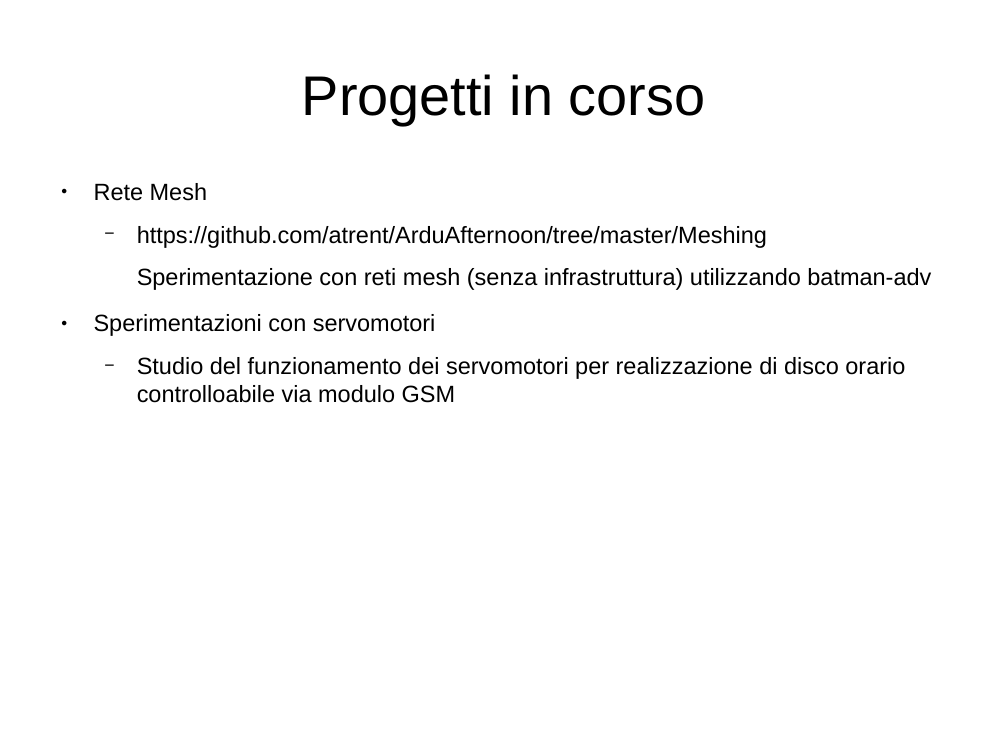
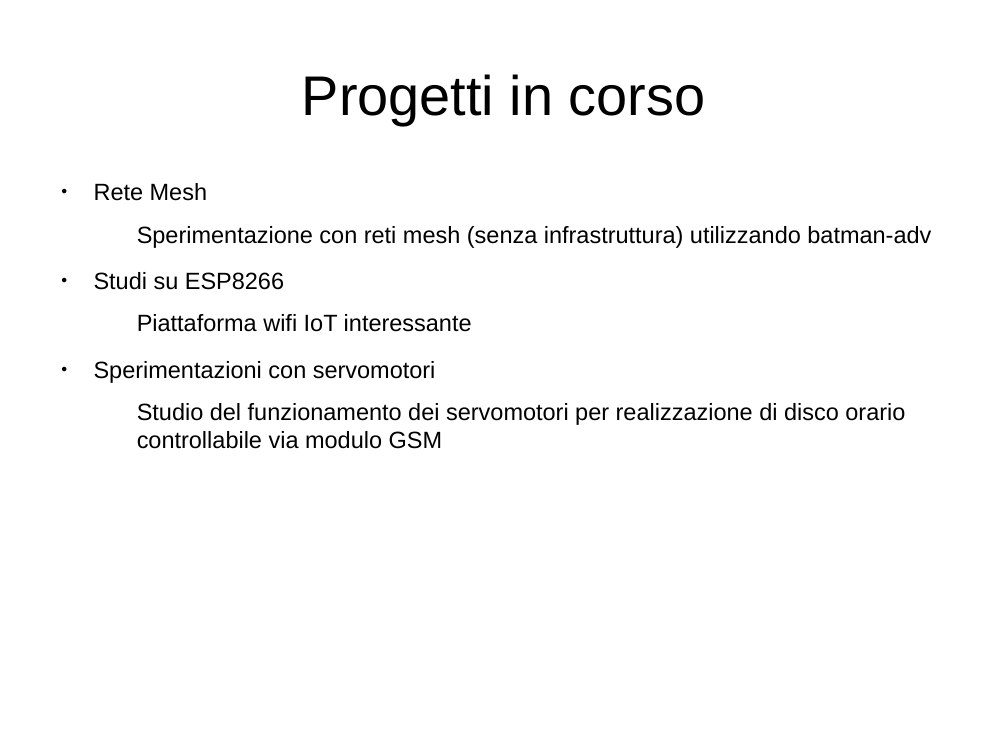
Before and after one commit to atrent/ArduAfternoon, a slide deck: slide 7 of GenuinoDay/PresentazioneArduinoAfteroon.odp. Drawn at 1008x756 pixels with LibreOffice and Linux fonts; fonts in the diff are those of the drawing; background and template pictures are left out. Boxes give left, top, right and bottom in pixels: in the first picture for what was removed or moved away, otherwise in the second. Text is boxed around its words. In the diff, an @@ line names an element or a change of style, - is before the commit and + after.

```diff
--- a/GenuinoDay/PresentazioneArduinoAfteroon.odp
+++ b/GenuinoDay/PresentazioneArduinoAfteroon.odp
@@ text at box(137, 226, 767, 248): paragraph removed @@
-  − https://github.com/atrent/ArduAfternoon/tree/master/Meshing
@@ text at box(94, 272, 472, 332): paragraphs added @@
+● Studi su ESP8266
+  Piattaforma wifi IoT interessante
@@ text at box(137, 403, 905, 449): text changed @@
-  − Studio del funzionamento dei servomotori per realizzazione di disco orario controlloabile via modulo GSM
+  Studio del funzionamento dei servomotori per realizzazione di disco orario controllabile via modulo GSM
```
Also in this commit, not shown: 9 other slides changed.
